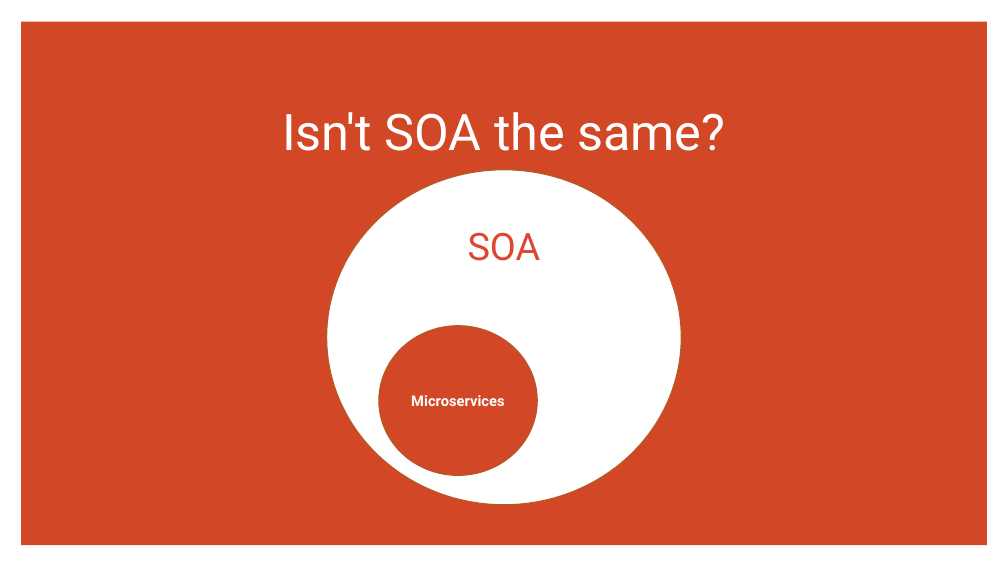
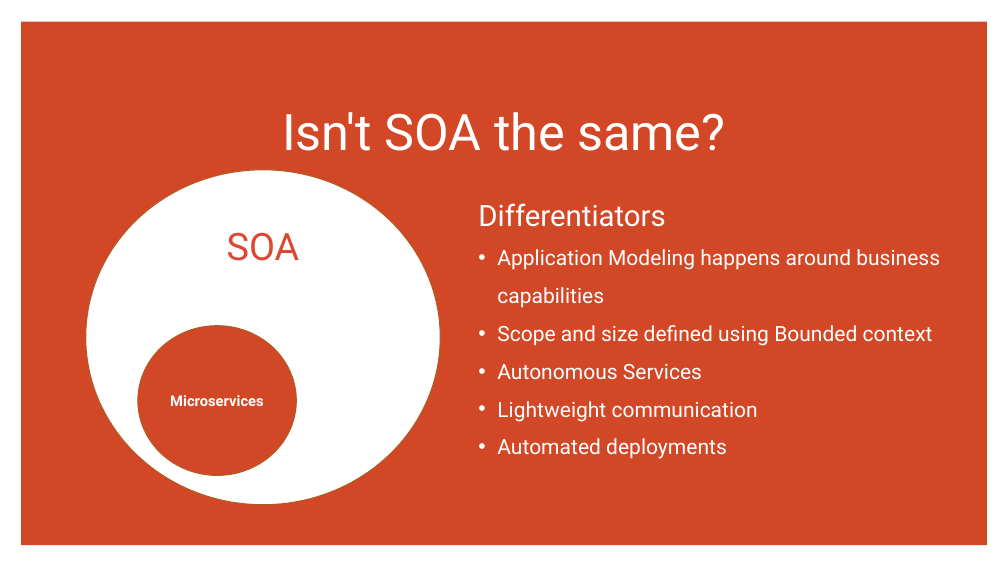
Before and after one commit to brianperera/EasyMaintain, a slide deck: slide 5 of Documents/MicroServices.pptx. Drawn at 1008x567 pixels with LibreOffice and Linux fonts; fonts in the diff are those of the drawing. Boxes give left, top, right and bottom in pixels: in the first picture for what was removed or moved away, otherwise in the second. Text is boxed around its words. In the diff, an @@ line names an element or a change of style, - is before the commit and + after.

Commit message:
Updated the latest deck

```diff
--- a/Documents/MicroServices.pptx
+++ b/Documents/MicroServices.pptx
@@ ellipse "SOA": place and size @@
-ellipse "SOA" at (327,170,681,505)
+ellipse "SOA" at (85,170,440,505)
@@ text added at (478,203,940,459), 20 pt, text #FFFFFF @@
+Differentiators
+• Application Modeling happens around business capabilities
+• Scope and size defined using Bounded context
+• Autonomous Services
+• Lightweight communication
+• Automated deployments
@@ ellipse "Microservices": place and size @@
-ellipse "Microservices" at (379,326,538,476)
+ellipse "Microservices" at (138,326,296,476)
```
Also in this commit, not shown: 3 other slides changed, 19 slides added.
